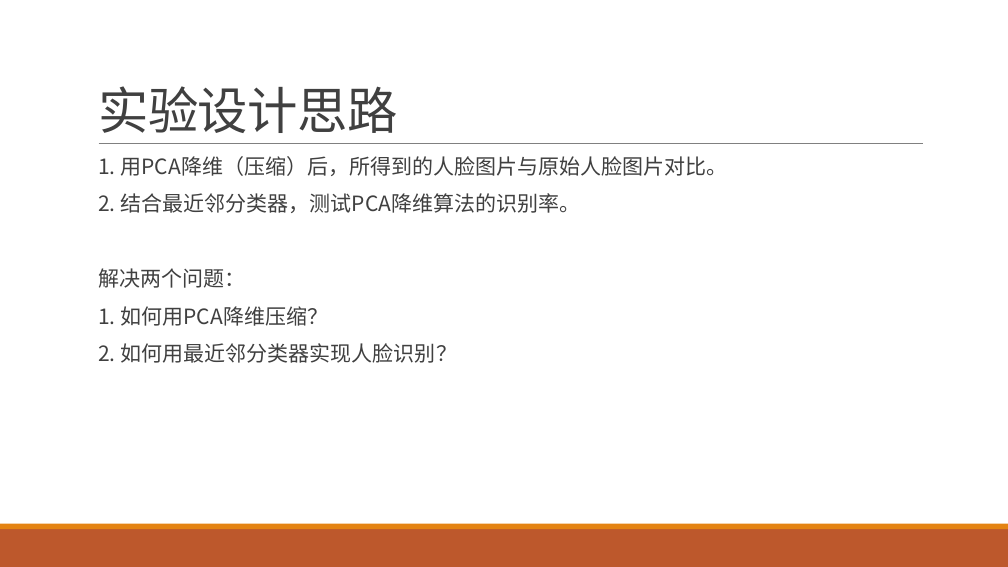
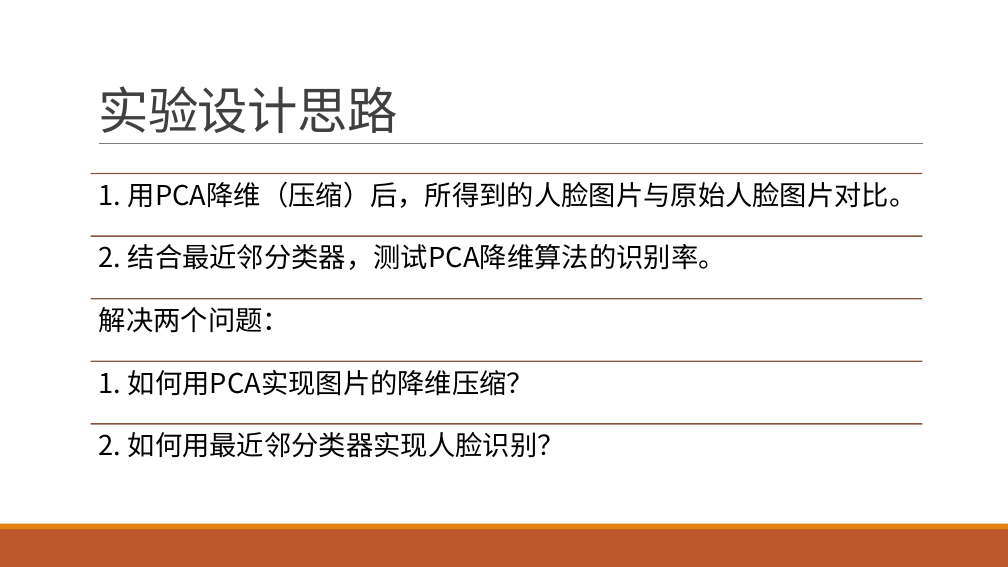
Before and after one commit to Enting-Chen/PCA_KNN, a slide deck: slide 2 of pca.pptx. Drawn at 1008x567 pixels with LibreOffice and Linux fonts; fonts in the diff are those of the drawing. Boxes give left, top, right and bottom in pixels: in the first picture for what was removed or moved away, otherwise in the second. Text is boxed around its words. In the diff, an @@ line names an element or a change of style, - is before the commit and + after.

```diff
--- a/pca.pptx
+++ b/pca.pptx
@@ text removed at [98, 156, 728, 363] @@
-  1. 用PCA降维（压缩）后，所得到的人脸图片与原始人脸图片对比。
-  2. 结合最近邻分类器，测试PCA降维算法的识别率。
-  解决两个问题：
-  1. 如何用PCA降维压缩？
-  2. 如何用最近邻分类器实现人脸识别？
@@ group added at [91, 174, 923, 458]: 5 lines, 5 texts @@
+1. 用PCA降维（压缩）后，所得到的人脸图片与原始人脸图片对比。
+2. 结合最近邻分类器，测试PCA降维算法的识别率。
+解决两个问题：
+1. 如何用PCA实现图片的降维压缩？
+2. 如何用最近邻分类器实现人脸识别？
```
Also in this commit, not shown: 8 other slides changed, 1 slide added.
